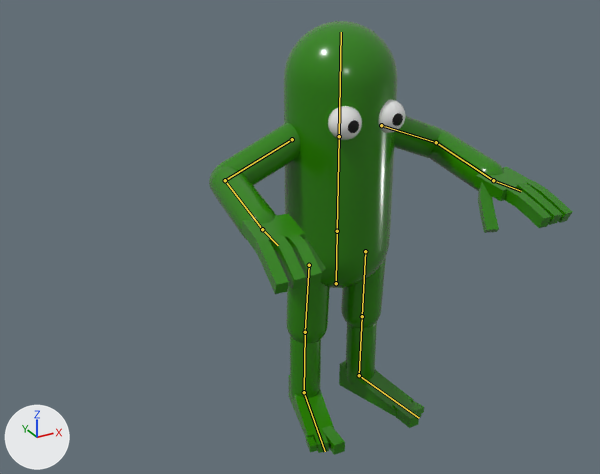
The Blender file assets/Player.blend, before and after one commit.
Both versions are drawn from a camera (50 mm lens) standing at (-2.05, -3.33, 2.68) and looking at (-0.23, -0.02, 1.02). Arrows for +X, +Y and +Z are at lower left; the lights stay in place. The bones that bend it are drawn over the model as lines.

The first picture shows 'Pickle'.
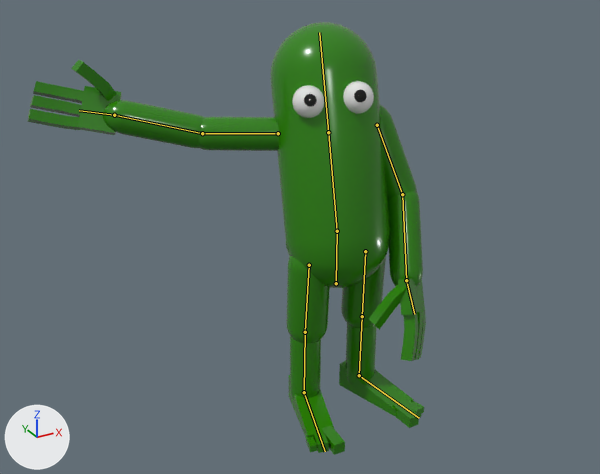
The newer file adds an action. The first version stands in its rest pose; the second is drawn at frame 2 of the action 'Attack_Hand_Right'.

Where the change shows, as pixel boxes (x1, y1, x2, y2) in the pictures (600 x 474 px):
'Pickle', posed (10% wider)
    before: (209, 21, 573, 455)
    after: (27, 22, 426, 455)
bone 'Spine', root to tip
    before: (337, 231) to (339, 136)
    after: (337, 231) to (328, 132)
bone 'Arm_L', root to tip
    before: (381, 125) to (436, 142)
    after: (377, 125) to (402, 194)
bone 'Forearm_L', root to tip
    before: (436, 142) to (493, 180)
    after: (402, 194) to (406, 280)
bone 'Arm_R', root to tip
    before: (292, 139) to (225, 180)
    after: (278, 133) to (202, 133)
bone 'Forearm_R', root to tip
    before: (225, 180) to (262, 229)
    after: (202, 133) to (114, 115)

The edits, one by one:
Bone 'Spine' (bone_spine) turns from (0, 0, 0) to (-21, -21, 3) degrees about its own x, y and z.
Bone 'Arm_L' (bone_arm_l) turns from (0, 0, 0) to (-52, 0, 0) degrees about its own x, y and z.
Bone 'Forearm_L' (bone_forearm_l) turns from (0, 0, 0) to (64, -26, 19) degrees about its own x, y and z.
Bone 'Arm_R' (bone_arm_r) turns from (0, 0, 0) to (-42, 133, -42) degrees about its own x, y and z.
Bone 'Forearm_R' (bone_forearm_r) turns from (0, 0, 0) to (74, 27, -7) degrees about its own x, y and z.
